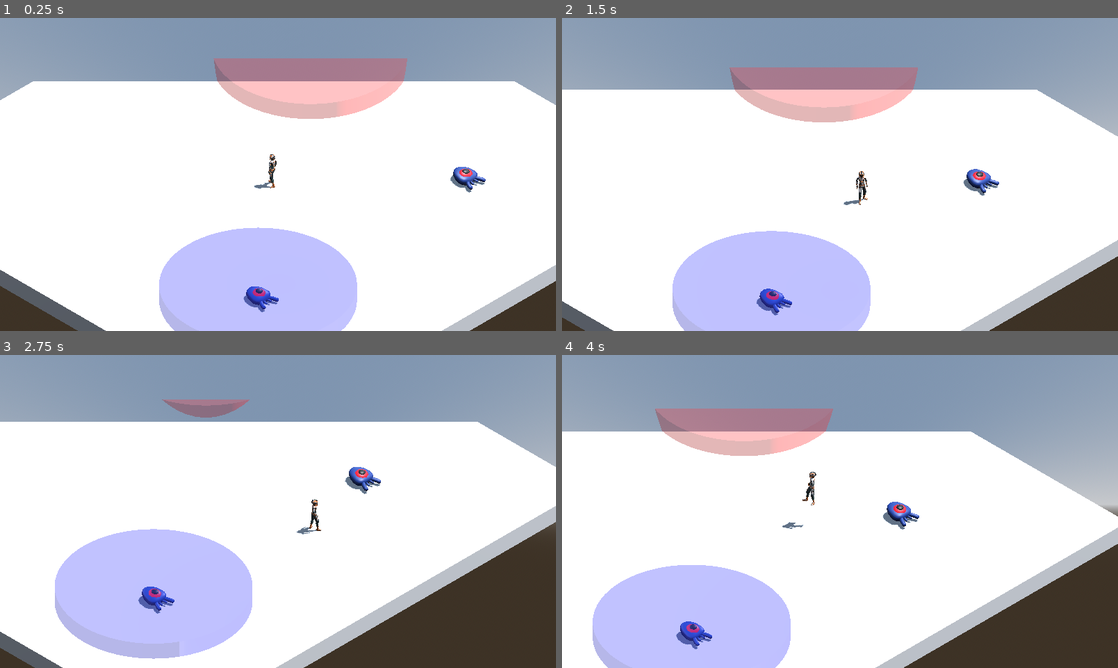
Above: before the commit, frames 1-4 (two rows, left to right).
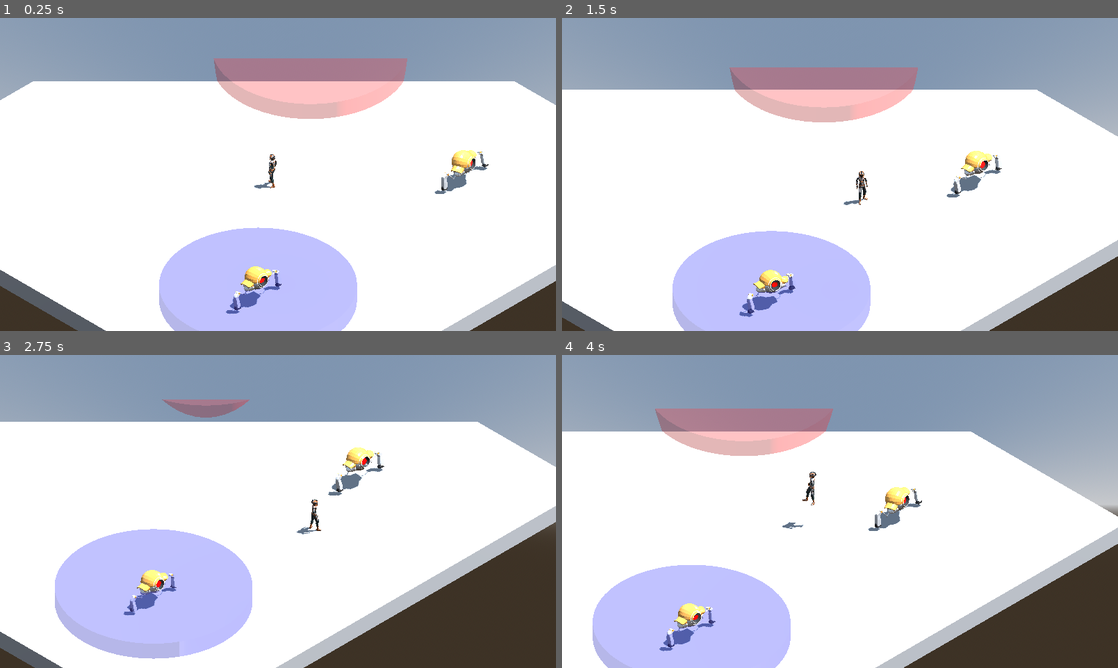
Above: after the commit, the same moments.

Repository: amhndu/chronos-rift
Game: Godot game, scene res://Main.tscn
Same seed, same stepped clock (60 frames per second), same inputs: the game is played once before the commit and once after it.
Inputs:
- Up to frame 1 (0.25 s): no input
- Up to frame 2 (1.5 s): hold Right (move_right) 0.53-1.28 s; tap Space (jump) at 0.77 s; hold Down (move_back) from 1.28 s (still down)
- Up to frame 3 (2.75 s): tap Space (jump) at 1.52 s; release Down (move_back) at 2.03 s; hold Right (move_right) from 2.03 s (still down)
- Up to frame 4 (4 s): release Right (move_right) at 2.78 s; hold Up (move_forward) 2.78-3.53 s; tap Space (jump) at 3.02, 3.77 s; hold Left (move_left) from 3.53 s (still down)

The runs differ from the first frame. In frame 1, 1.4% of the frame differs, in the area x 40-88%, y 42-95%; in frame 2, 1.5%, in the area x 31-80%, y 42-96%; in frame 3, 1.4%; in frame 4, 1.4%.

Commit message:
feat: replace mob model & animations

Diff:
--- a/Mob.gd
+++ b/Mob.gd
@@ -2,9 +2,17 @@
 
 @export var time_scale: float = 1
 
+var attack_mode: Node3D = null
+var moving = false
+
+var max_rotation_speed = PI / 2
 
 # Called when the node enters the scene tree for the first time.
 func _ready():
+	$Body/Pivot/Character/AnimationPlayer.play("CharacterArmature|Idle")
+	$Body/Pivot/Character/AnimationPlayer.seek(randf_range(0, 2))
+
+
 	if time_scale == 1:
 		# no domain object
 		$Domain.hide()
@@ -19,6 +27,26 @@
 		$Domain/MeshInstance3D.mesh.material = $Domain/MeshInstance3D.mesh.material.duplicate()
 		$Domain/MeshInstance3D.mesh.material.albedo_color = Color(Color.BLUE, 0.3)
 
-# Called every frame. 'delta' is the elapsed time since the previous frame.
-func _process(delta):
-	pass
+
+func _physics_process(delta: float) -> void:
+	if attack_mode != null:
+		var target = transform.looking_at(attack_mode.position, Vector3(0, 1, 0), true)
+		if target.basis.z.dot(transform.basis.z) < 0.99:
+			$Body/Pivot/Character/AnimationPlayer.play("CharacterArmature|Walk")
+		else:
+			$Body/Pivot/Character/AnimationPlayer.play("CharacterArmature|Attack")
+		transform = transform.interpolate_with(target, delta * max_rotation_speed)
+
+
+func _on_melee_attack_collider_body_entered(body: Node3D) -> void:
+	pass # Replace with function body.
+
+
+func _on_proximity_collider_body_entered(body: Node3D) -> void:
+	if body.is_in_group("player"):
+		attack_mode = body
+
+
+func _on_proximity_collider_body_exited(body: Node3D) -> void:
+	if body.is_in_group("player"):
+		attack_mode = null
--- a/Mob.tscn
+++ b/Mob.tscn
@@ -1,46 +1,13 @@
-[gd_scene load_steps=10 format=3 uid="uid://ha0ar5s2c3m4"]
+[gd_scene load_steps=8 format=3 uid="uid://ha0ar5s2c3m4"]
 
 [ext_resource type="Script" path="res://Mob.gd" id="1"]
-[ext_resource type="PackedScene" uid="uid://bicorb7we351t" path="res://art/mob.glb" id="2"]
+[ext_resource type="PackedScene" uid="uid://b2hagqt41a6pq" path="res://art/Robot Enemy.glb" id="2_4hxyy"]
 
-[sub_resource type="BoxShape3D" id="1"]
-size = Vector3(1.35822, 1.08835, 2.20058)
+[sub_resource type="SphereShape3D" id="SphereShape3D_kv3cf"]
+radius = 1.19
 
-[sub_resource type="BoxShape3D" id="BoxShape3D_vll1l"]
-size = Vector3(0.418579, 0.569824, 0.833984)
-
-[sub_resource type="Animation" id="2"]
-length = 1.2
-loop_mode = 1
-tracks/0/type = "value"
-tracks/0/imported = false
-tracks/0/enabled = true
-tracks/0/path = NodePath("Pivot/Character:position")
-tracks/0/interp = 1
-tracks/0/loop_wrap = true
-tracks/0/keys = {
-"times": PackedFloat32Array(0.22, 0.7, 1.18),
-"transitions": PackedFloat32Array(0.435275, 2.21914, 1),
-"update": 0,
-"values": [Vector3(0, 0.329753, 0), Vector3(0, 0.660351, 0), Vector3(0, 0.349734, 0)]
-}
-tracks/1/type = "value"
-tracks/1/imported = false
-tracks/1/enabled = true
-tracks/1/path = NodePath("Pivot/Character:rotation_degrees")
-tracks/1/interp = 1
-tracks/1/loop_wrap = true
-tracks/1/keys = {
-"times": PackedFloat32Array(0.1, 0.46, 1.18),
-"transitions": PackedFloat32Array(0.482968, 0.535887, 1),
-"update": 0,
-"values": [Vector3(-5.0326, 0, 0), Vector3(10, 0, 0), Vector3(-10, 0, 0)]
-}
-
-[sub_resource type="AnimationLibrary" id="AnimationLibrary_5n6vs"]
-_data = {
-"float": SubResource("2")
-}
+[sub_resource type="SphereShape3D" id="SphereShape3D_rx4h4"]
+radius = 6.61837
 
 [sub_resource type="CylinderShape3D" id="CylinderShape3D_qg8rw"]
 height = 100.0
@@ -59,7 +26,7 @@
 [node name="Mob" type="Node3D"]
 script = ExtResource("1")
 
-[node name="Body" type="CharacterBody3D" parent="." groups=["mob"]]
+[node name="Body" type="CharacterBody3D" parent="."]
 transform = Transform3D(1, 0, 0, 0, 1, 0, 0, 0, 1, 0, 0.0114588, 0)
 collision_layer = 2
 collision_mask = 2147483648
@@ -67,38 +34,55 @@
 
 [node name="Pivot" type="Node3D" parent="Body"]
 
-[node name="Character" parent="Body/Pivot" instance=ExtResource("2")]
-transform = Transform3D(1, 0, 0, 0, 0.987214, 0.1594, 0, -0.1594, 0.987214, 0, 0.348069, 0)
+[node name="Character" parent="Body/Pivot" instance=ExtResource("2_4hxyy")]
+transform = Transform3D(5, 0, 0, 0, 4.93607, 0.797, 0, -0.797, 4.93607, 0, 0.348069, 0)
 
-[node name="CollisionShape" type="CollisionShape3D" parent="Body"]
-transform = Transform3D(1, 0, 0, 0, 1, 0, 0, 0, 1, 0, 0.52793, 0)
-shape = SubResource("1")
+[node name="Skeleton3D" parent="Body/Pivot/Character/RootNode/CharacterArmature" index="0"]
+bones/1/rotation = Quaternion(1.27676e-15, 2.38419e-07, -3.72528e-09, 1)
+bones/2/rotation = Quaternion(-0.00815039, -2.67645e-07, -2.79852e-09, 0.999967)
+bones/4/rotation = Quaternion(-0.684259, -0.186168, 0.677735, -0.194442)
+bones/4/scale = Vector3(1, 1, 1)
+bones/5/rotation = Quaternion(-0.462385, 0.492092, -0.464188, 0.573215)
+bones/5/scale = Vector3(1, 1, 1)
+bones/6/rotation = Quaternion(0.28584, -0.199766, 0.727032, 0.59145)
+bones/8/rotation = Quaternion(0.714607, -0.203104, 0.645443, 0.177453)
+bones/8/scale = Vector3(1, 1, 1)
+bones/9/rotation = Quaternion(-0.462384, -0.492093, 0.464188, 0.573215)
+bones/9/scale = Vector3(1, 1, 1)
+bones/10/rotation = Quaternion(0.28584, 0.199767, -0.727032, 0.59145)
+bones/12/rotation = Quaternion(0.0139373, -0.00244674, -0.00244673, 0.999897)
+bones/12/scale = Vector3(1, 1, 1)
+bones/14/rotation = Quaternion(-0.0137124, -2.67602e-07, -6.5711e-09, 0.999906)
+bones/16/position = Vector3(0.00595662, 0.000227518, -0.000656491)
+bones/16/rotation = Quaternion(0.496003, 0.498661, -0.501307, 0.503994)
+bones/18/rotation = Quaternion(-1.09674e-07, 4.10131e-05, 0.00267411, 0.999996)
+bones/20/position = Vector3(-0.00595662, 0.000227518, -0.000656493)
+bones/20/scale = Vector3(1, 1, 1)
 
-[node name="CollisionShape2" type="CollisionShape3D" parent="Body"]
-transform = Transform3D(1, 0, 0, 0, 1, 0, 0, 0, 1, -0.861631, 0.783785, 0.180726)
-shape = SubResource("BoxShape3D_vll1l")
-
-[node name="CollisionShape3" type="CollisionShape3D" parent="Body"]
-transform = Transform3D(1, 0, 0, 0, 1, 0, 0, 0, 1, 0.889494, 0.783785, 0.180726)
-shape = SubResource("BoxShape3D_vll1l")
-
-[node name="CollisionShape4" type="CollisionShape3D" parent="Body"]
-transform = Transform3D(1, 0, 0, 0, 1, 0, 0, 0, 1, 0.889494, 0.783785, 1.43697)
-shape = SubResource("BoxShape3D_vll1l")
-
-[node name="CollisionShape5" type="CollisionShape3D" parent="Body"]
-transform = Transform3D(1, 0, 0, 0, 1, 0, 0, 0, 1, -0.887008, 0.783785, 1.43697)
-shape = SubResource("BoxShape3D_vll1l")
+[node name="AnimationPlayer" parent="Body/Pivot/Character" index="1"]
+autoplay = "CharacterArmature|Idle"
 
 [node name="VisibleOnScreenNotifier3D" type="VisibleOnScreenNotifier3D" parent="Body"]
-transform = Transform3D(1, 0, 0, 0, 1, 0, 0, 0, 1, 0, 0.062134, 0.331645)
-aabb = AABB(-1.19986, 0.251327, -1.57098, 2.41047, 1.09305, 3.17223)
+transform = Transform3D(1, 0, 0, 0, 1, 0, 0, 0, 1, 0.0484168, 0.0329487, 0.34839)
+aabb = AABB(-0.977321, 0.251327, -0.864318, 1.90484, 1.09305, 1.23449)
 
-[node name="AnimationPlayer" type="AnimationPlayer" parent="Body"]
-libraries = {
-"": SubResource("AnimationLibrary_5n6vs")
-}
-autoplay = "float"
+[node name="BodyCollider" type="CollisionShape3D" parent="Body"]
+transform = Transform3D(1, 0, 0, 0, 1, 0, 0, 0, 1, 0.0118082, 2.64875, -0.272028)
+shape = SubResource("SphereShape3D_kv3cf")
+
+[node name="MeleeAttackCollider" type="Area3D" parent="Body" groups=["mob"]]
+
+[node name="CollisionShape3D" type="CollisionShape3D" parent="Body/MeleeAttackCollider"]
+transform = Transform3D(1, 0, 0, 0, 1, 0, 0, 0, 1, 0.0118082, 2.9877, 1.45102)
+shape = SubResource("SphereShape3D_kv3cf")
+disabled = true
+
+[node name="ProximityCollider" type="Area3D" parent="Body"]
+transform = Transform3D(1, 0, 0, 0, 1, 0, 0, 0, 1, 0, -0.0114588, 0)
+collision_layer = 2
+
+[node name="CollisionShape3D" type="CollisionShape3D" parent="Body/ProximityCollider"]
+shape = SubResource("SphereShape3D_rx4h4")
 
 [node name="Domain" type="Area3D" parent="." groups=["time_domain"]]
 transform = Transform3D(1, 0, 0, 0, 1, 0, 0, 0, 1, 0, 0.853766, 0)
@@ -114,3 +98,8 @@
 mesh = SubResource("CylinderMesh_4evt5")
 
 [connection signal="screen_exited" from="Body/VisibleOnScreenNotifier3D" to="Body" method="_on_visible_on_screen_notifier_screen_exited"]
+[connection signal="body_entered" from="Body/MeleeAttackCollider" to="." method="_on_melee_attack_collider_body_entered"]
+[connection signal="body_entered" from="Body/ProximityCollider" to="." method="_on_proximity_collider_body_entered"]
+[connection signal="body_exited" from="Body/ProximityCollider" to="." method="_on_proximity_collider_body_exited"]
+
+[editable path="Body/Pivot/Character"]
--- a/Player.tscn
+++ b/Player.tscn
@@ -47,7 +47,7 @@
 "float": SubResource("3")
 }
 
-[node name="Player" type="CharacterBody3D"]
+[node name="Player" type="CharacterBody3D" groups=["player"]]
 collision_mask = 2147483654
 script = ExtResource("1")
 
--- /dev/null
+++ b/mob_model.tscn
@@ -0,0 +1,5 @@
+[gd_scene load_steps=2 format=3 uid="uid://bfc1j3mcij85a"]
+
+[ext_resource type="PackedScene" uid="uid://b2hagqt41a6pq" path="res://art/Robot Enemy.glb" id="1_o4fwf"]
+
+[node name="Root Scene" instance=ExtResource("1_o4fwf")]
--- a/project.godot
+++ b/project.godot
@@ -73,6 +73,7 @@
 3d_physics/layer_2="enemies"
 3d_physics/layer_3="world"
 3d_physics/layer_4="domain"
+3d_physics/layer_5="weapon"
 
 [physics]
 
Binary file added: art/Robot Enemy.glb
Not shown, added: art/Robot Enemy.glb.import
Not shown, changed: README.md
